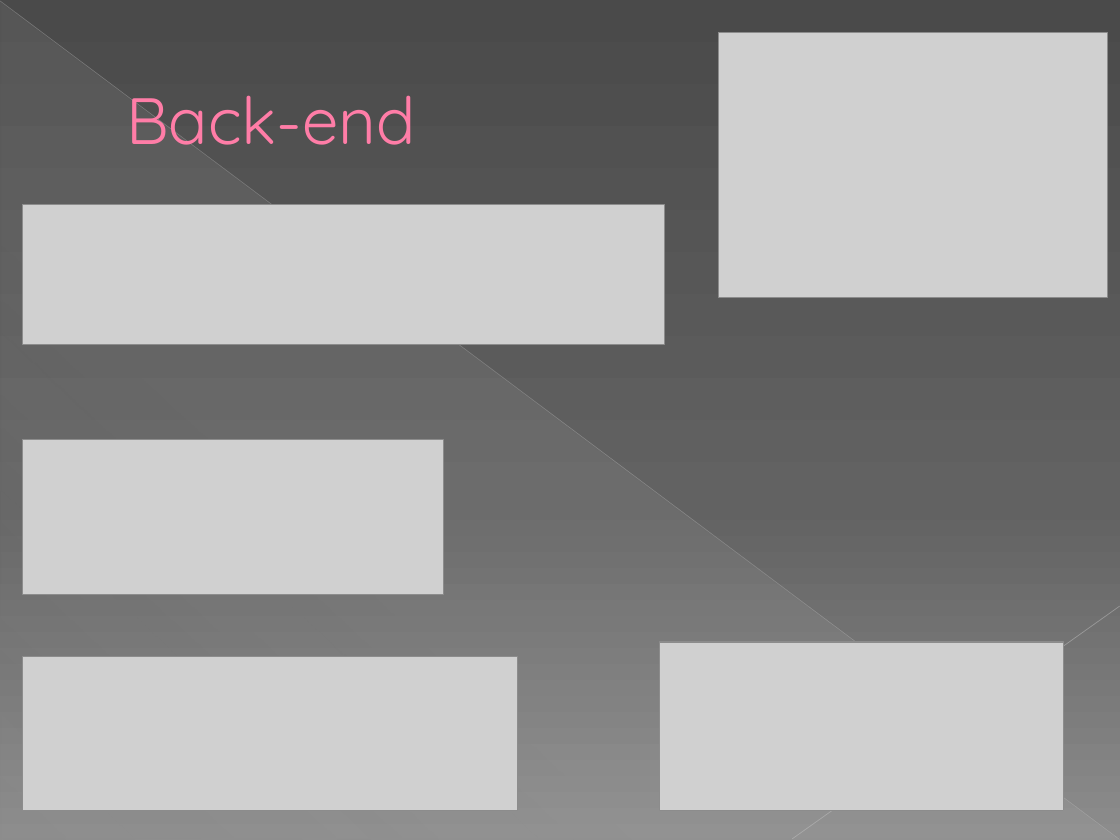
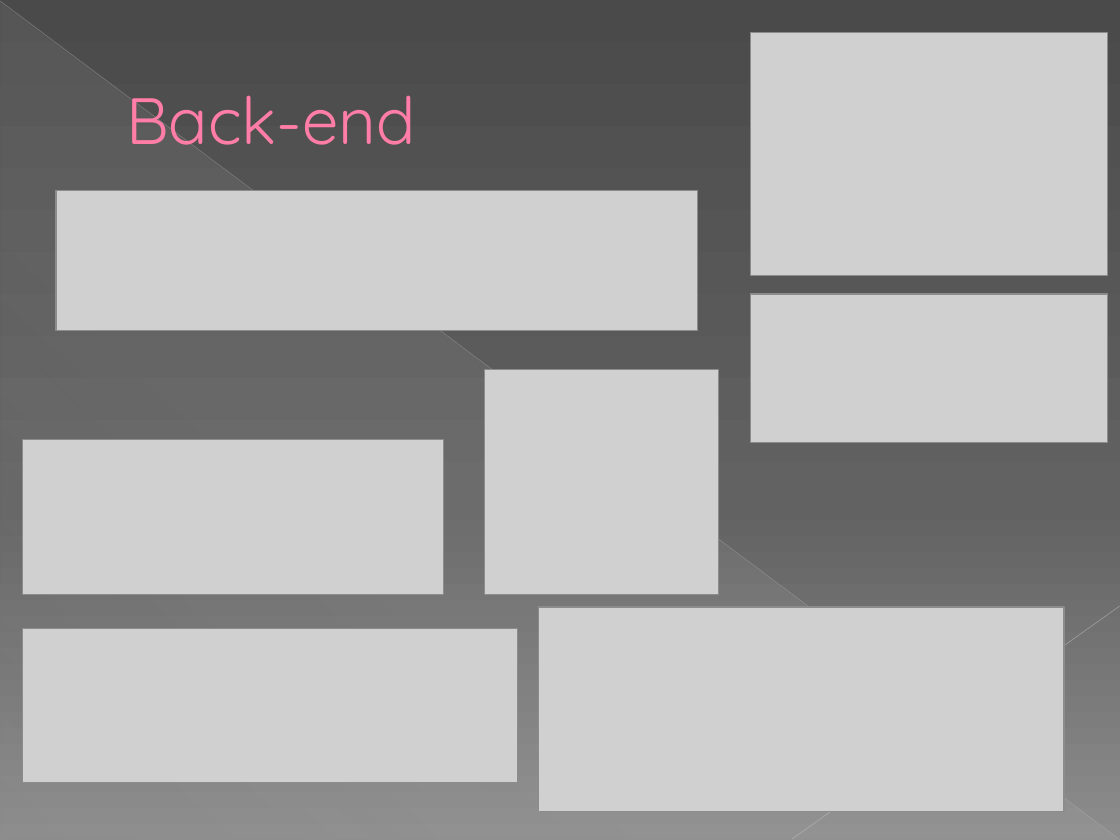
Before and after one commit to bitnovus/nightcrawler, a slide deck: slide 9 of nightcrawlerDemo.pptx (slide 7 before the commit). Drawn at 1120x840 pixels with LibreOffice and Linux fonts; fonts in the diff are those of the drawing; grey boxes stand for pictures. Boxes give left, top, right and bottom in pixels: in the first picture for what was removed or moved away, otherwise in the second. Text is boxed around its words. In the diff, an @@ line names an element or a change of style, - is before the commit and + after.

```diff
--- a/nightcrawlerDemo.pptx
+++ b/nightcrawlerDemo.pptx
@@ picture: place and size @@
-picture at [719, 32, 1108, 297]
+picture at [750, 32, 1108, 276]
@@ picture: place and size @@
-picture at [22, 204, 664, 344]
+picture at [56, 190, 698, 330]
@@ picture: place and size @@
-picture at [660, 642, 1064, 810]
+picture at [750, 295, 1108, 444]
@@ picture added at [485, 370, 719, 594] @@
@@ picture: place and size @@
-picture at [22, 656, 517, 810]
+picture at [22, 628, 517, 782]
@@ picture added at [539, 607, 1064, 812] @@
```
Also in this commit, not shown: 4 other slides changed, 3 slides added, 1 other file.
